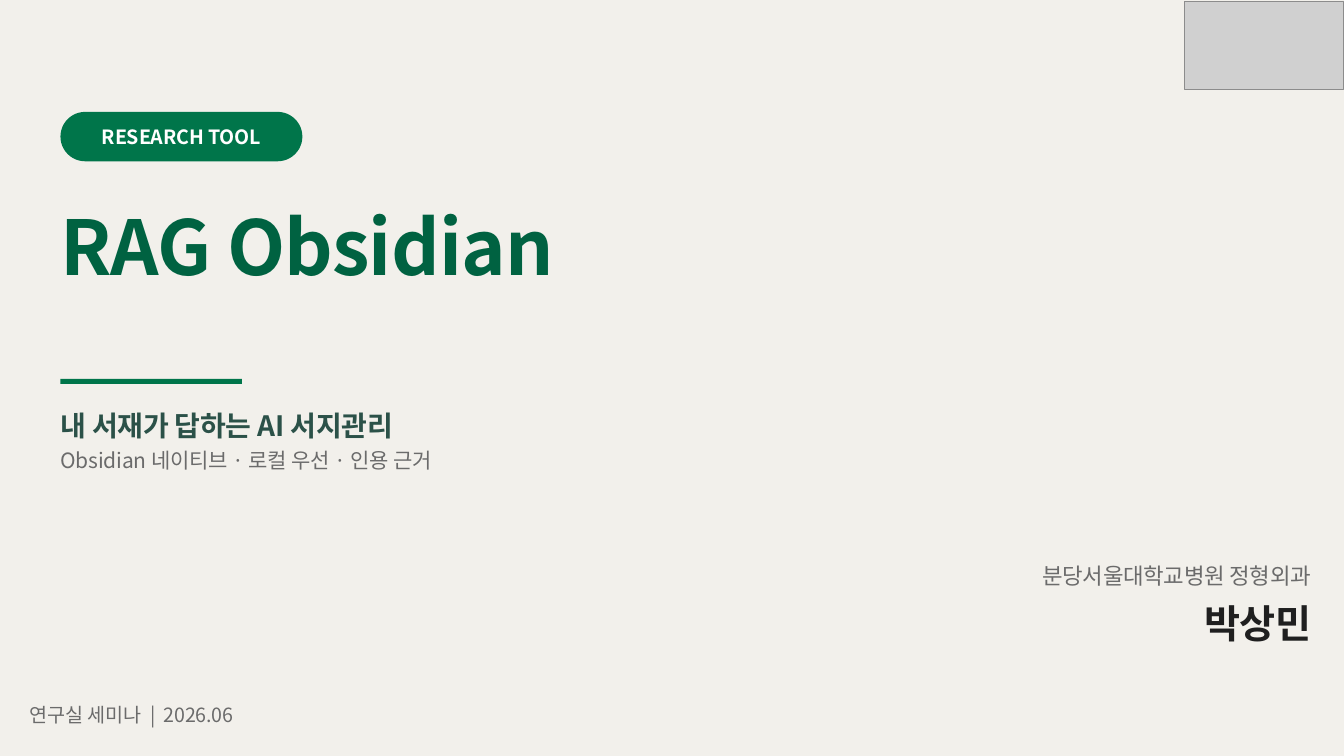
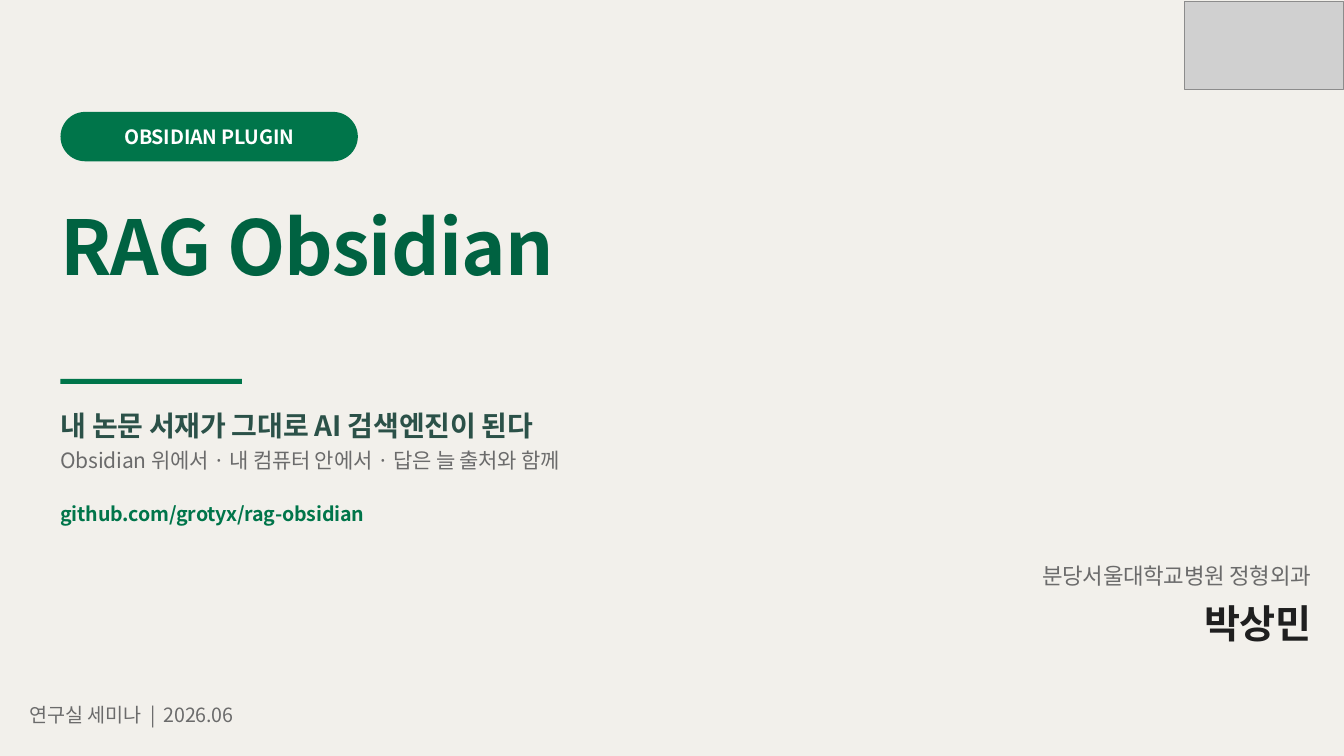
Before and after one commit to grotyx/rag-obsidian, a slide deck: slide 1 of presentation/rag_obsidian_deck.pptx. Drawn at 1344x756 pixels with LibreOffice and Linux fonts; fonts in the diff are those of the drawing; grey boxes stand for pictures. Boxes give left, top, right and bottom in pixels: in the first picture for what was removed or moved away, otherwise in the second. Text is boxed around its words. In the diff, an @@ line names an element or a change of style, - is before the commit and + after.

```diff
--- a/presentation/rag_obsidian_deck.pptx
+++ b/presentation/rag_obsidian_deck.pptx
@@ rounded rectangle: place and size @@
-rounded rectangle at [60,112,302,161]
+rounded rectangle at [60,112,358,161]
@@ text removed at [102,129,261,145] @@
-RESEARCH TOOL
@@ text added at [124,129,295,145], 14 pt, text #FFFFFF, bold @@
+OBSIDIAN PLUGIN
@@ text at [60,412,560,470]: text changed @@
-내 서재가 답하는 AI 서지관리
-Obsidian 네이티브 · 로컬 우선 · 인용 근거
+내 논문 서재가 그대로 AI 검색엔진이 된다
+Obsidian 위에서 · 내 컴퓨터 안에서 · 답은 늘 출처와 함께
@@ text added at [60,505,364,526], 14 pt, text #00754A, bold @@
+github.com/grotyx/rag-obsidian
```
Also in this commit, not shown: 10 other slides changed, 5 slides added, 3 slides removed, 5 other files.
